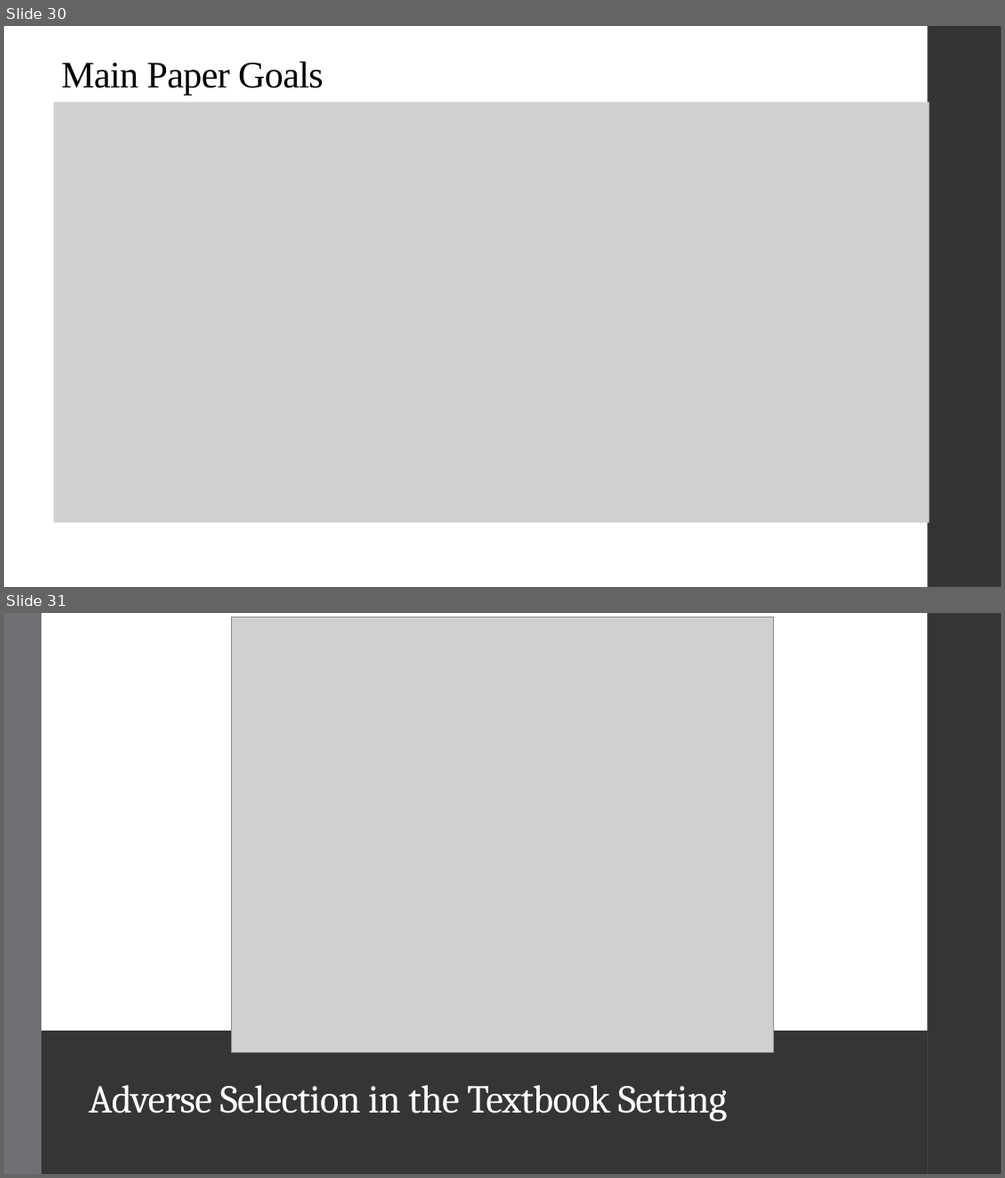
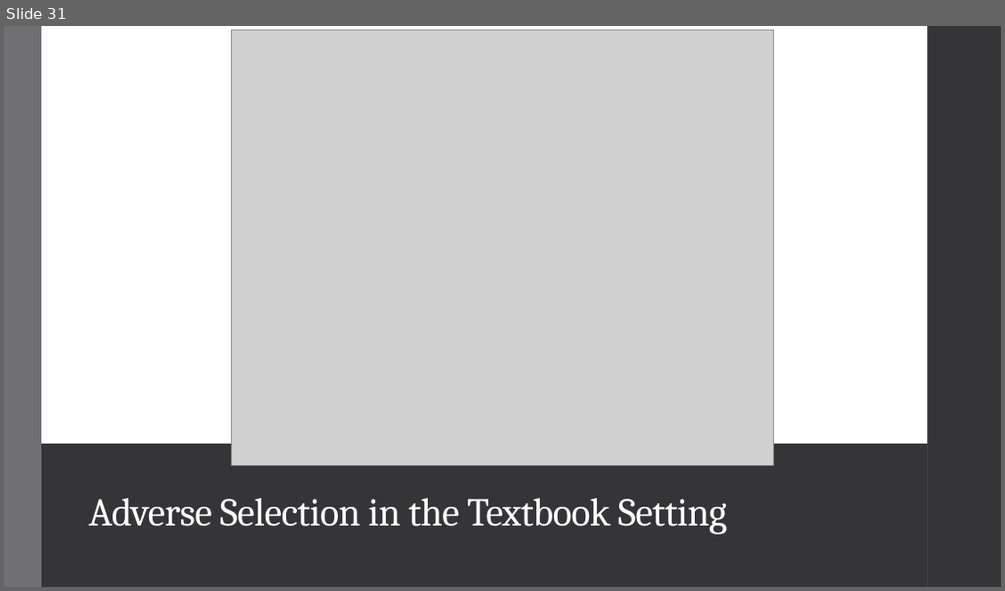
Before and after one commit to alex-hoagland/HAD6750H, a slide deck: Lecture03_AdverseSelection/L3Slides_AdverseSelection_2023W.pptx. Shown one above the other, each under a label of ours: slides 30 and 31 before the commit, slide 31 after it. The pictures are 1005x1178 and 1005x591 pixels, drawn with LibreOffice and Linux fonts; fonts in the diff are those of the drawing; grey boxes stand for pictures. Boxes give left, top, right and bottom in pixels: in the first picture for what was removed or moved away, otherwise in the second. Text is boxed around its words. In the diff, an @@ line names an element or a change of style, - is before the commit and + after.

```diff
--- a/Lecture03_AdverseSelection/L3Slides_AdverseSelection_2023W.pptx
+++ b/Lecture03_AdverseSelection/L3Slides_AdverseSelection_2023W.pptx
@@ slide 30 removed at bbox=[4, 26, 1001, 587], background #FFFFFF; not listed: 1 template element that a slide beside it also shows @@
@@ title removed at bbox=[61, 62, 324, 95] @@
-Main Paper Goals
@@ picture removed at bbox=[54, 103, 930, 523] @@
```
Also in this commit, not shown: 1 slide changed, 1 slide added.
